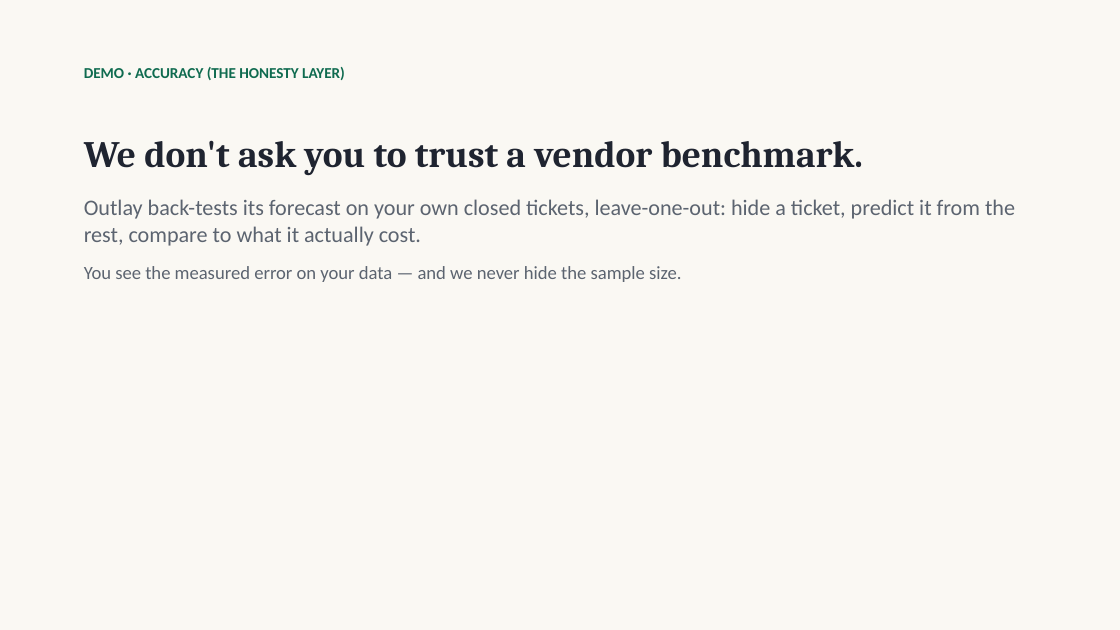
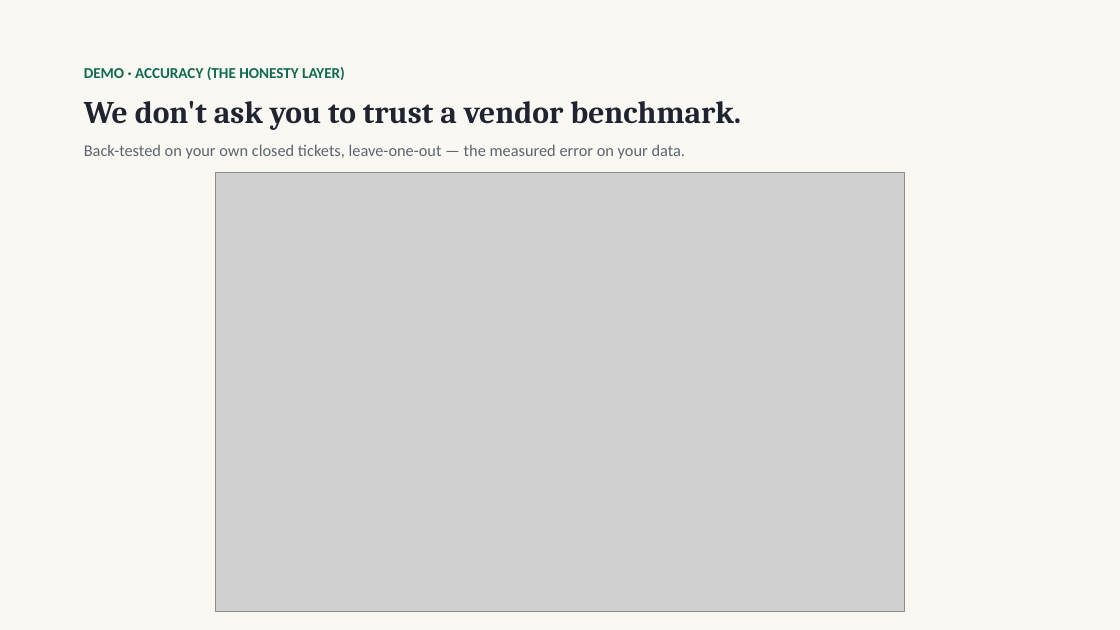
Before and after one commit to krethikram-sudo/options-bot, a slide deck: slide 7 of docs/mhbe-demo-deck.pptx. Drawn at 1120x630 pixels with LibreOffice and Linux fonts; fonts in the diff are those of the drawing; grey boxes stand for pictures. Boxes give left, top, right and bottom in pixels: in the first picture for what was removed or moved away, otherwise in the second. Text is boxed around its words. In the diff, an @@ line names an element or a change of style, - is before the commit and + after.

```diff
--- a/docs/mhbe-demo-deck.pptx
+++ b/docs/mhbe-demo-deck.pptx
@@ text "We don't ask you to ...": place and size @@
-text "We don't ask you to ..." at bbox=[84, 140, 1015, 282]
+text "We don't ask you to ..." at bbox=[84, 101, 741, 130]
@@ text "We don't ask you to ..." at bbox=[84, 101, 741, 130]: size 32 to 27 pt; less space between paragraphs @@
@@ text added at bbox=[84, 144, 686, 159], 14 pt, text #5C6470 @@
+Back-tested on your own closed tickets, leave-one-out — the measured error on your data.
@@ picture added at bbox=[216, 172, 905, 612] @@
@@ text at bbox=[84, 199, 1015, 282]: paragraphs removed @@
-Outlay back-tests its forecast on your own closed tickets, leave-one-out: hide a ticket, predict it from the rest, compare to what it actually cost.
-You see the measured error on your data — and we never hide the sample size.
```
Also in this commit, not shown: 5 other slides changed, 9 other files.
